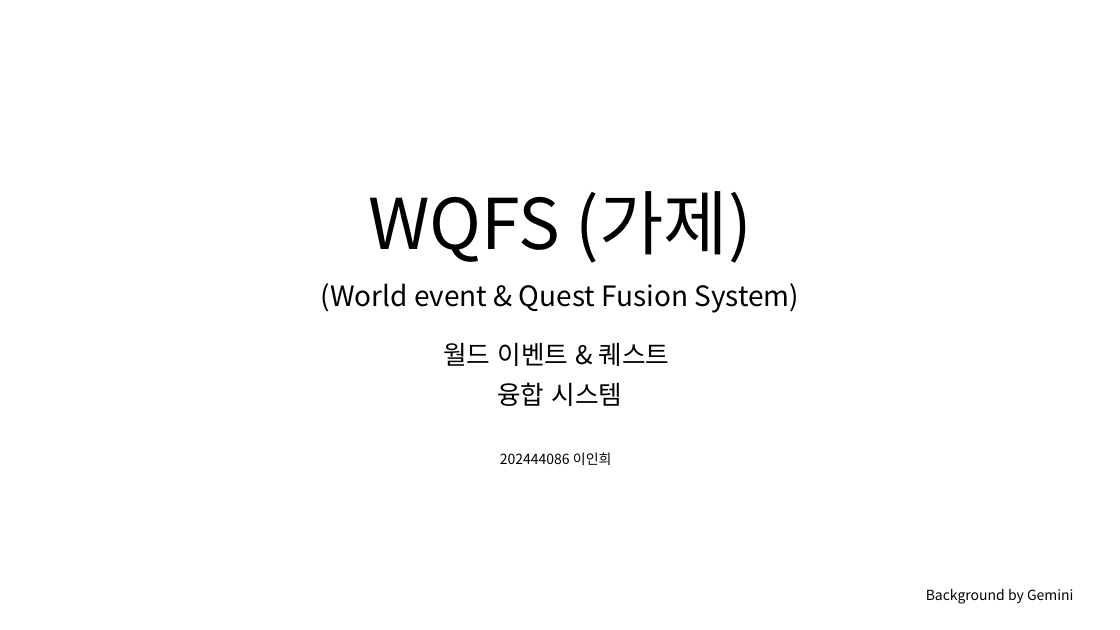
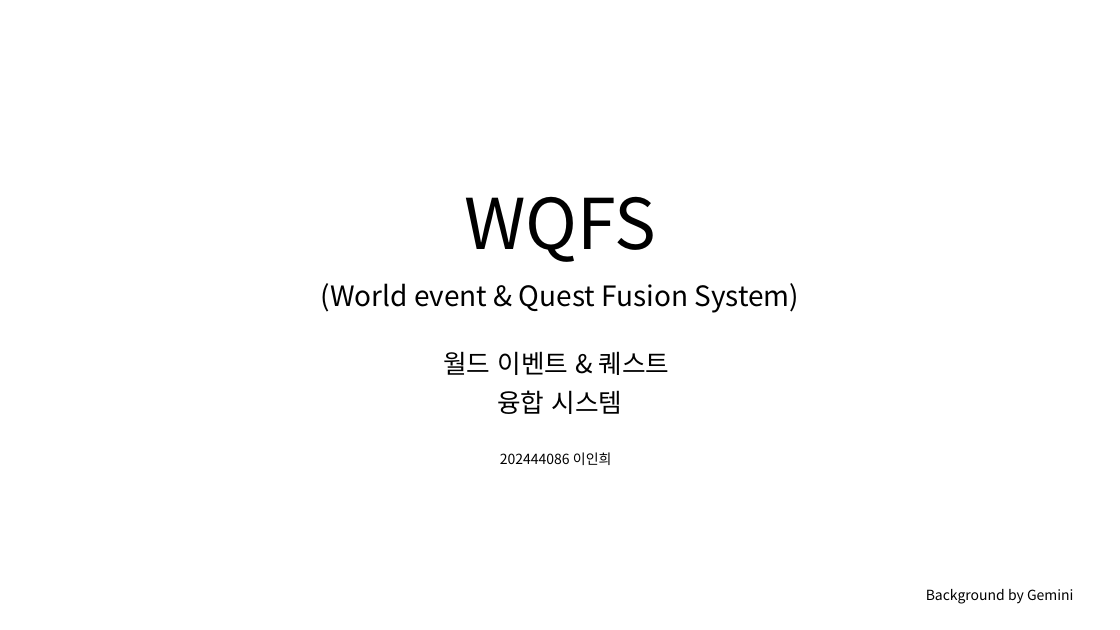
Before and after one commit to rennOobayashi/WQFS, a slide deck: slide 1 of WQFS.pptx. Drawn at 1120x630 pixels with LibreOffice and Linux fonts; fonts in the diff are those of the drawing; background and template pictures are left out. Boxes give left, top, right and bottom in pixels: in the first picture for what was removed or moved away, otherwise in the second. Text is boxed around its words. In the diff, an @@ line names an element or a change of style, - is before the commit and + after.

```diff
--- a/WQFS.pptx
+++ b/WQFS.pptx
@@ title at [464, 196, 656, 262]: text changed @@
-WQFS (가제)
+WQFS
@@ text "월드 이벤트 & 퀘스트": place and size @@
-text "월드 이벤트 & 퀘스트" at [443, 342, 670, 406]
+text "월드 이벤트 & 퀘스트" at [443, 351, 670, 414]
```
Also in this commit, not shown: 2 other slides changed, 2 other files.
